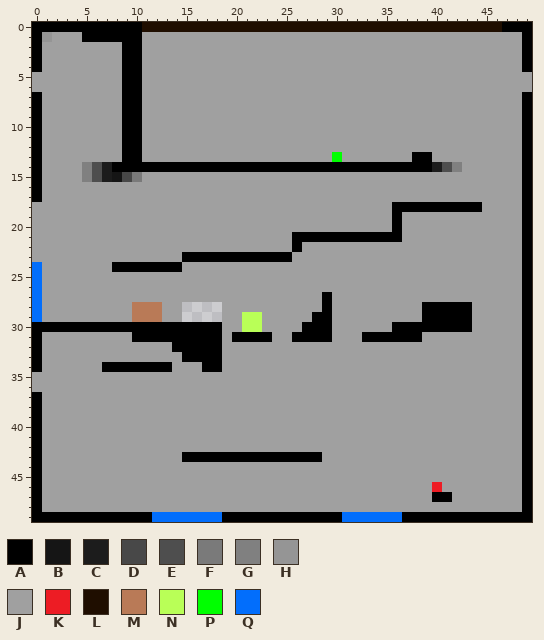
Pixel-art sprite: levels/0_0.png. The first picture shows the starting point.
The file is 50x50 pixels. Colours within 5 levels of each other are drawn and written as one.
Palette (. is transparent): A #000000  B #151515  C #1c1c1c  D #484848  E #4e4e4e  F #7a7a7a  G #808080  H #959595  J #a0a0a0  K #ed1c24  L #1f0e00  M #b97a57  N #b9ff57  P #00ff00  Q #026efc
Pixels before (only the part around the change), first column x 6:
 0 AAAAALLLLLLLLLLLLLLLLLLLLLLLLLLLLLL
 1 AAAAAJJJJJJJJJJJJJJJJJJJJJJJJJJJJJJ
 2 JJJAAJJJJJJJJJJJJJJJJJJJJJJJJJJJJJJ
 3 JJJAAJJJJJJJJJJJJJJJJJJJJJJJJJJJJJJ
 4 JJJAAJJJJJJJJJJJJJJJJJJJJJJJJJJJJJJ
 5 JJJAAJJJJJJJJJJJJJJJJJJJJJJJJJJJJJJ
 6 JJJAAJJJJJJJJJJJJJJJJJJJJJJJJJJJJJJ
 7 JJJAAJJJJJJJJJJJJJJJJJJJJJJJJJJJJJJ
 8 JJJAAJJJJJJJJJJJJJJJJJJJJJJJJJJJJJJ
 9 JJJAAJJJJJJJJJJJJJJJJJJJJJJJJJJJJJJ
10 JJJAAJJJJJJJJJJJJJJJJJJJJJJJJJJJJJJ
11 JJJAAJJJJJJJJJJJJJJJJJJJJJJJJJJJJJJ
12 JJJAAJJJJJJJJJJJJJJJJJJJJJJJJJJJJJJ
13 JJJAAJJJJJJJJJJJJJJJJJJJPJJJJJJJAAJ
14 ECAAAAAAAAAAAAAAAAAAAAAAAAAAAAAAAAC
15 ECBDFJJJJJJJJJJJJJJJJJJJJJJJJJJJJJJ
16 JJJJJJJJJJJJJJJJJJJJJJJJJJJJJJJJJJJ
17 JJJJJJJJJJJJJJJJJJJJJJJJJJJJJJJJJJJ
18 JJJJJJJJJJJJJJJJJJJJJJJJJJJJJJAAAAA
19 JJJJJJJJJJJJJJJJJJJJJJJJJJJJJJAJJJJ
After:
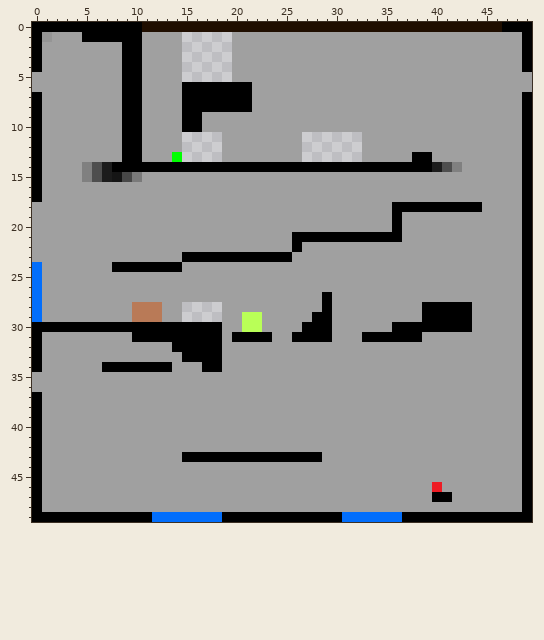
Changes in this commit:
Changed rows in their new state; - is an unchanged pixel.
first column x 14:
 1 -.....-------------
 2 -.....-------------
 3 -.....-------------
 4 -.....-------------
 5 -.....-------------
 6 -AAAAAAA-----------
 7 -AAAAAAA-----------
 8 -AAAAAAA-----------
 9 -AA----------------
10 -AA----------------
11 -....--------......
12 -....--------......
13 P....--------......
Changed places in both pictures, as pixel boxes (x1, y1, x2, y2):
changed: (172, 32, 252, 162)
erased: (302, 132, 362, 162)
